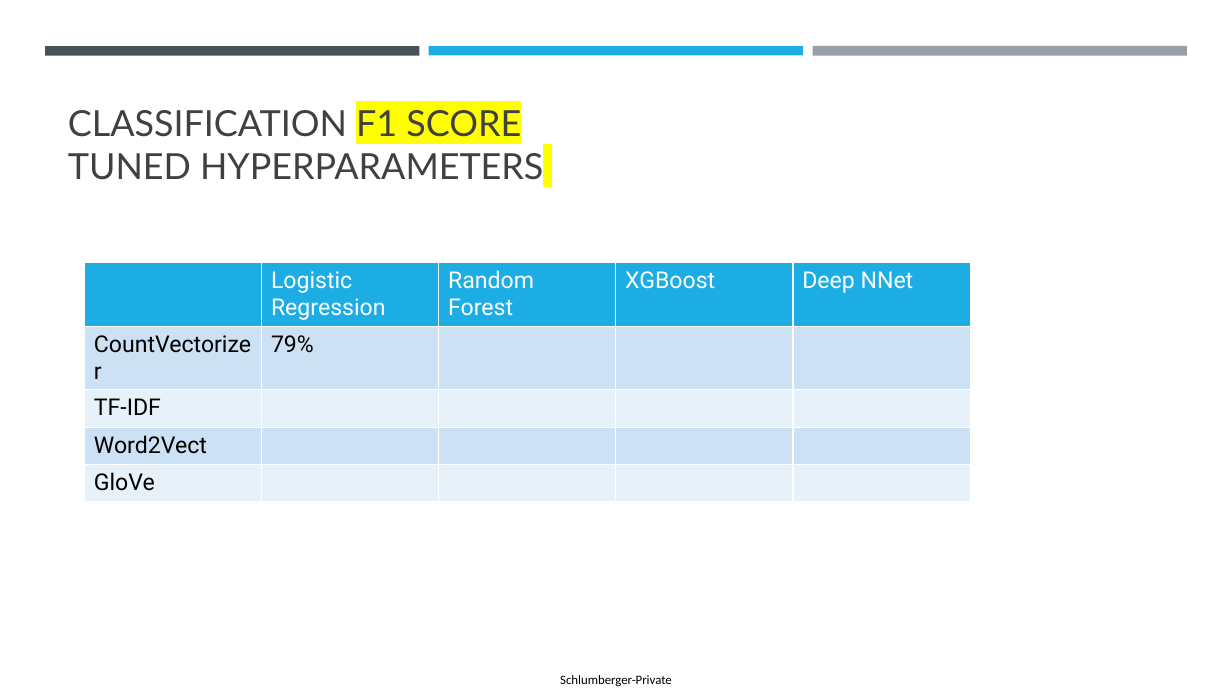
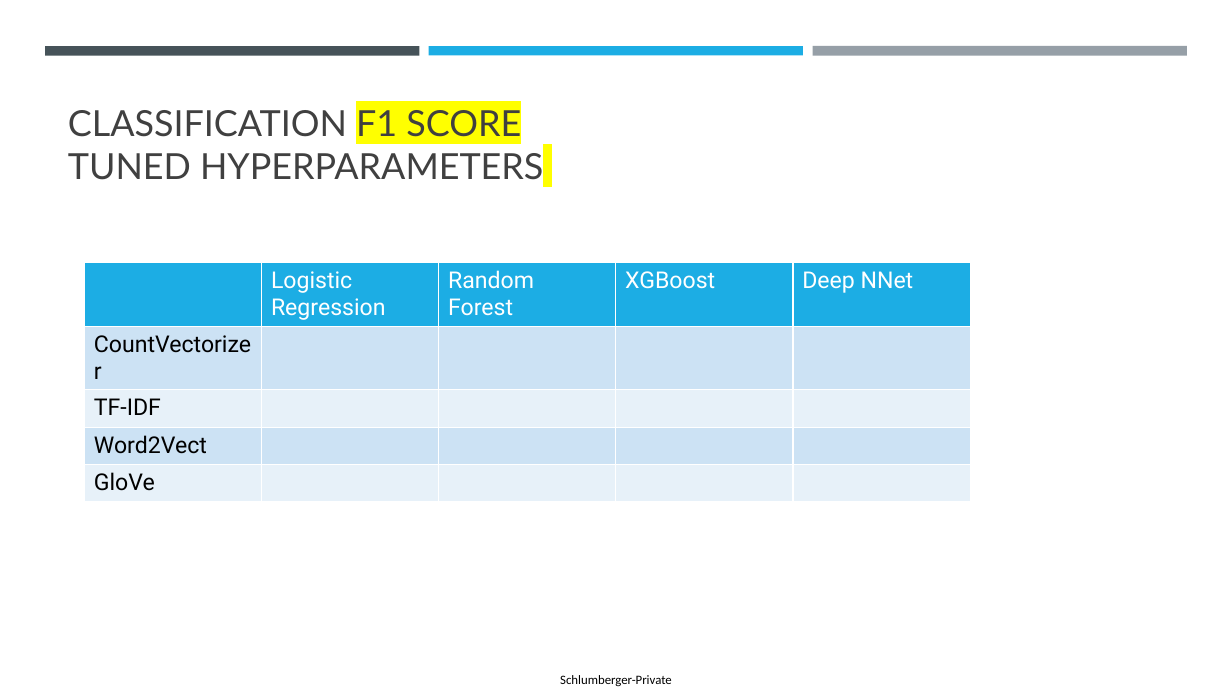
Before and after one commit to philipayazi/Disaster_Tweets, a slide deck: slide 7 of FinalProject_presentation.pptx. Drawn at 1232x693 pixels with LibreOffice and Linux fonts; fonts in the diff are those of the drawing. Boxes give left, top, right and bottom in pixels: in the first picture for what was removed or moved away, otherwise in the second. Text is boxed around its words. In the diff, an @@ line names an element or a change of style, - is before the commit and + after.

```diff
--- a/FinalProject_presentation.pptx
+++ b/FinalProject_presentation.pptx
@@ table at (85,262,972,495) @@
-row 2, column 2: 79%
+row 2, column 2: 
```
Also in this commit, not shown: 1 other slide changed.
